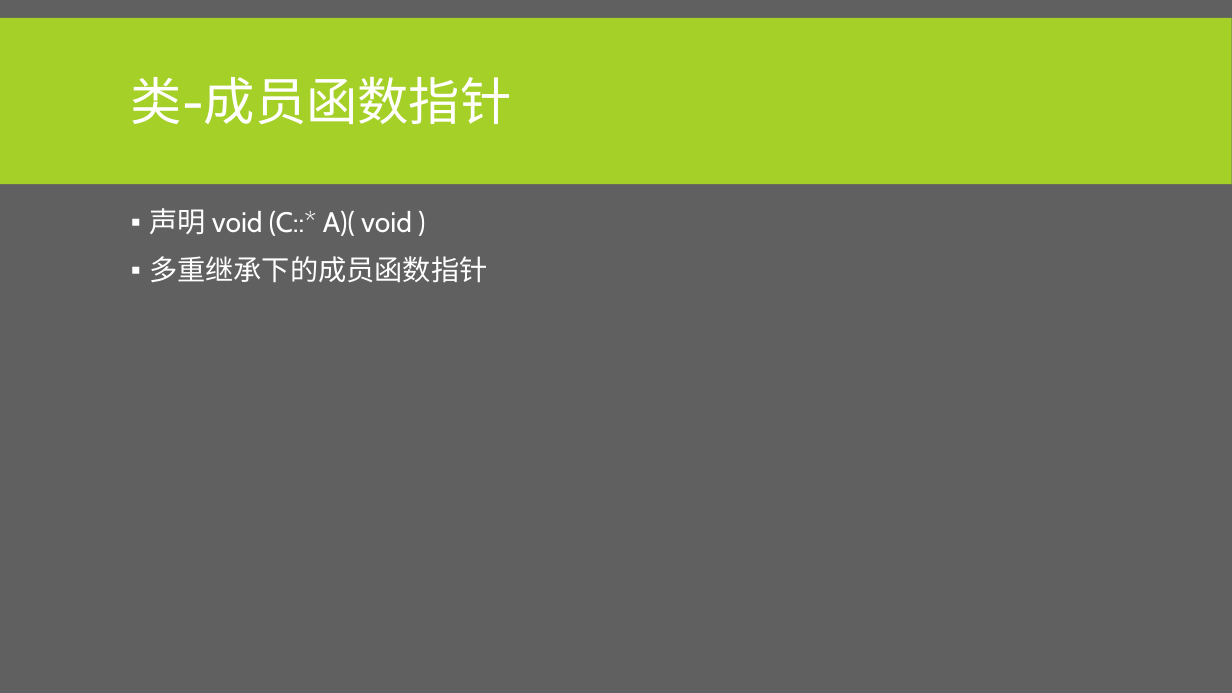
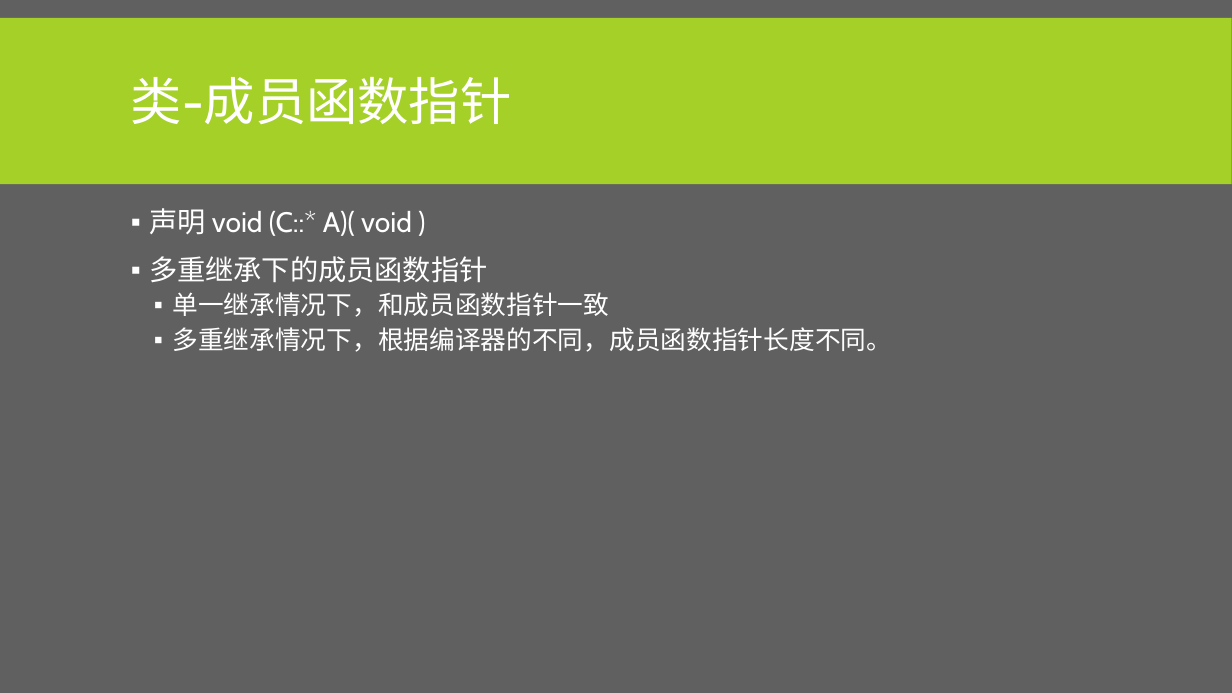
Before and after one commit to albertclass/Lessons, a slide deck: slide 34 of advance c++/courseware.pptx (slide 32 before the commit). Drawn at 1232x693 pixels with LibreOffice and Linux fonts; fonts in the diff are those of the drawing. Boxes give left, top, right and bottom in pixels: in the first picture for what was removed or moved away, otherwise in the second. Text is boxed around its words. In the diff, an @@ line names an element or a change of style, - is before the commit and + after.

```diff
--- a/advance c++/courseware.pptx
+++ b/advance c++/courseware.pptx
@@ text at <box>172,292,892,352</box>: paragraphs added @@
+  ▪ 单一继承情况下，和成员函数指针一致
+  ▪ 多重继承情况下，根据编译器的不同，成员函数指针长度不同。
```
Also in this commit, not shown: 5 other slides changed, 7 slides added, 1 slide removed, 19 other files.
